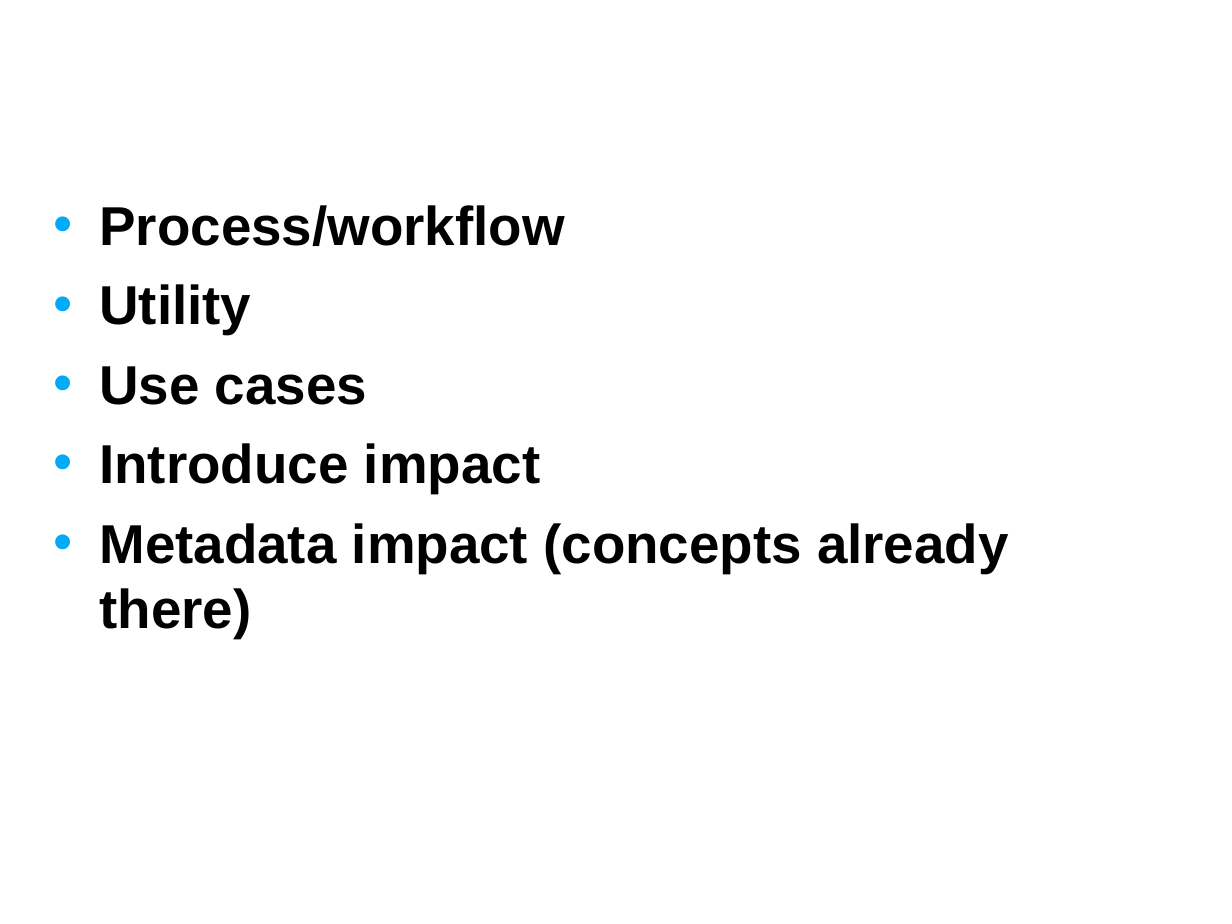
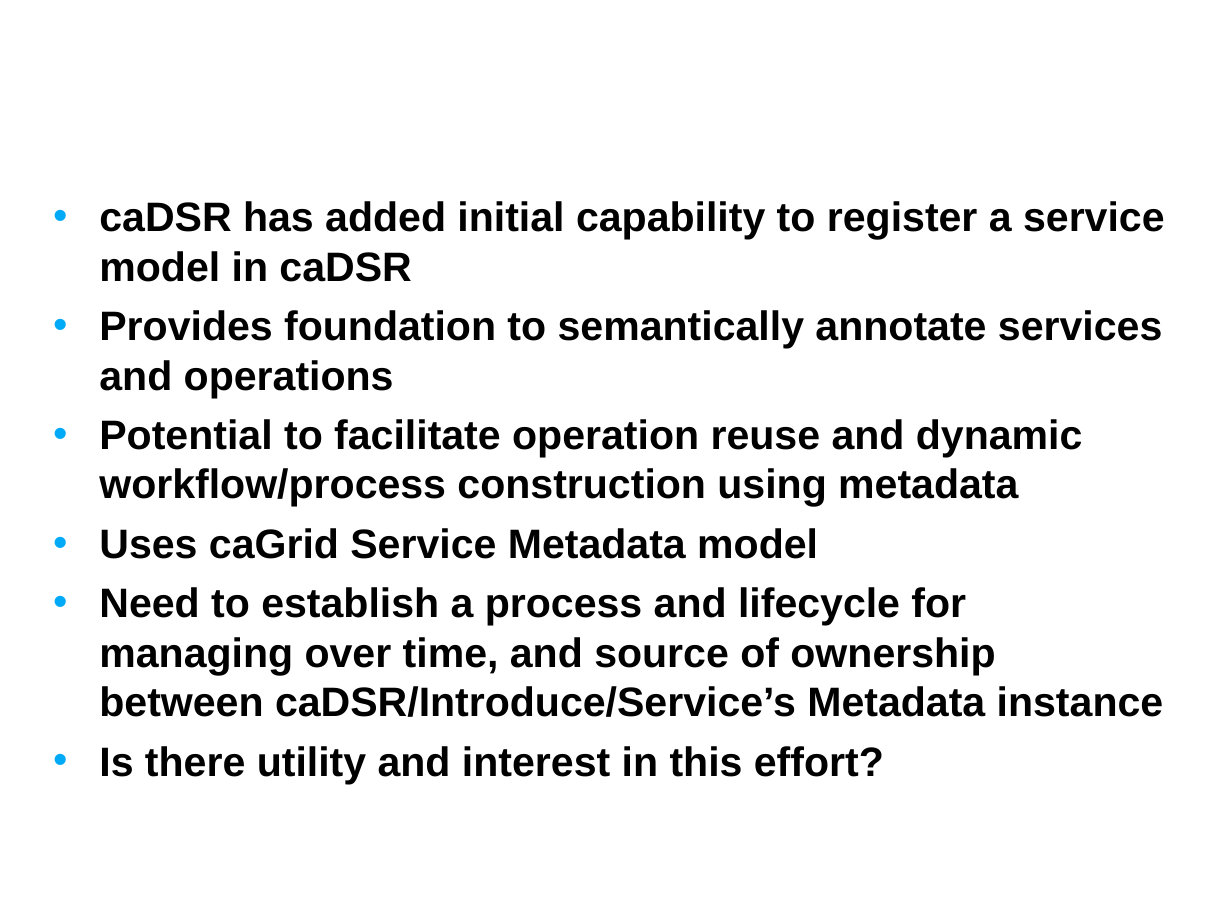
Before and after one commit to NCIP/cagrid-docs, a slide deck: slide 10 of presentations/200708_VCDE_ARCH/20070807_Day2_caGrid-2.0_Plans.ppt (slide 11 before the commit). Drawn at 1232x924 pixels with LibreOffice and Linux fonts; fonts in the diff are those of the drawing; background and template pictures are left out. Boxes give left, top, right and bottom in pixels: in the first picture for what was removed or moved away, otherwise in the second. Text is boxed around its words. In the diff, an @@ line names an element or a change of style, - is before the commit and + after.

```diff
--- a/presentations/200708_VCDE_ARCH/20070807_Day2_caGrid-2.0_Plans.ppt
+++ b/presentations/200708_VCDE_ARCH/20070807_Day2_caGrid-2.0_Plans.ppt
@@ text at <box>99,201,1165,784</box>: text changed; size 32 to 24 pt @@
-• Process/workflow
-• Utility
-• Use cases
-• Introduce impact
-• Metadata impact (concepts already there)
+• caDSR has added initial capability to register a service model in caDSR
+• Provides foundation to semantically annotate services and operations
+• Potential to facilitate operation reuse and dynamic workflow/process construction using metadata
+• Uses caGrid Service Metadata model
+• Need to establish a process and lifecycle for managing over time, and source of ownership between caDSR/Introduce/Service’s Metadata instance
+• Is there utility and interest in this effort?
```
Also in this commit, not shown: 4 other slides changed, 3 slides added, 3 slides removed, 1 other file.
